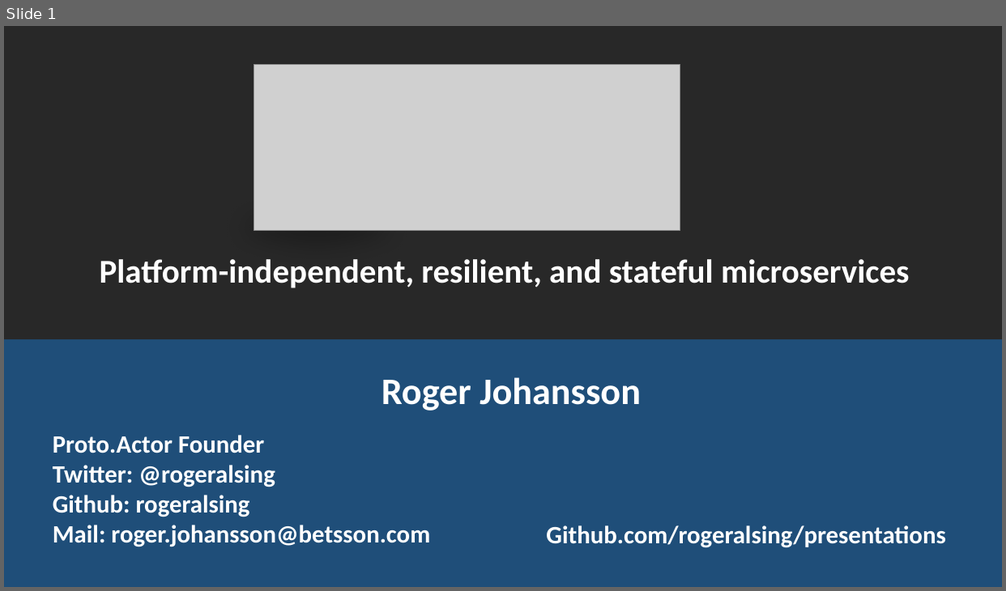
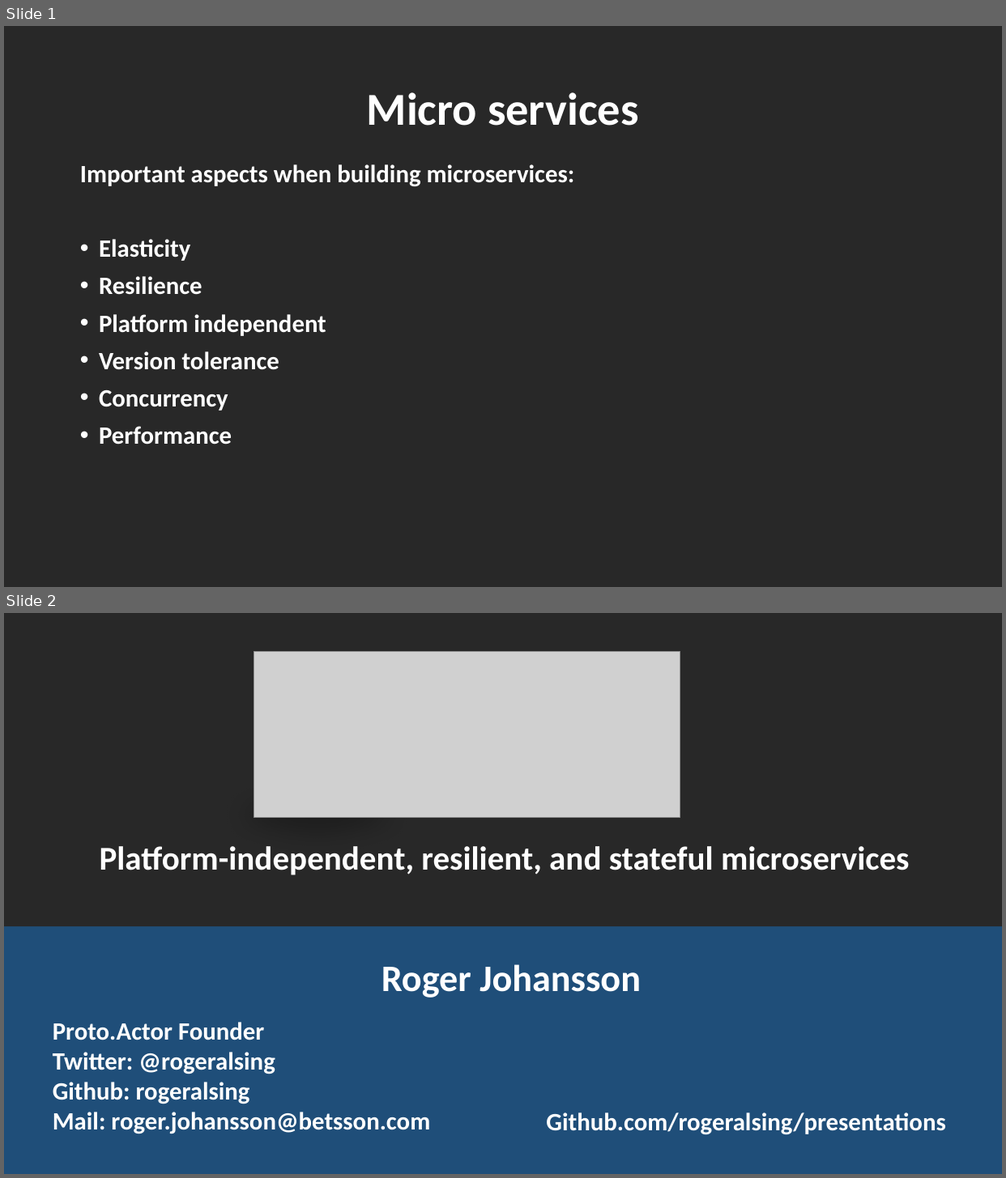
Before and after one commit to rogeralsing/Presentations, a slide deck: ProtoActor/QConSP/protoactor.pptx. Shown one above the other, each under a label of ours: slide 1 before the commit, slides 1 and 2 after it. The pictures are 1006x591 and 1006x1178 pixels, drawn with LibreOffice and Linux fonts; fonts in the diff are those of the drawing; grey boxes stand for pictures. Boxes give left, top, right and bottom in pixels: in the first picture for what was removed or moved away, otherwise in the second. Text is boxed around its words. In the diff, an @@ line names an element or a change of style, - is before the commit and + after.

```diff
--- a/ProtoActor/QConSP/protoactor.pptx
+++ b/ProtoActor/QConSP/protoactor.pptx
@@ slide 1 added at (x1=4, y1=26, x2=1002, y2=587), background #282828 @@
@@ title added at (x1=367, y1=92, x2=638, y2=126), 44 pt, text #FFFFFF, bold @@
+Micro services
@@ text added at (x1=80, y1=165, x2=575, y2=445), 24 pt, text #FFFFFF, bold @@
+Important aspects when building microservices:
+• Elasticity
+• Resilience
+• Platform independent
+• Version tolerance
+• Concurrency
+• Performance
@@ what was slide 1 is now slide 2 @@
```
Also in this commit, not shown: 4 slides changed, 4 other slides added, 2 slides removed.
